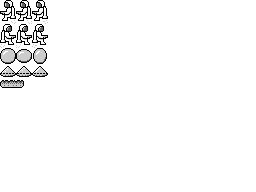
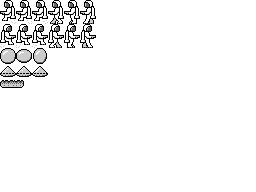
Before/after of a 256×192 layered artwork. What changed in the layer stack:
painted on "Astro.png" over box(3, 20, 45, 45)
added layer "Astro walk.png" over box(48, 0, 96, 48)
